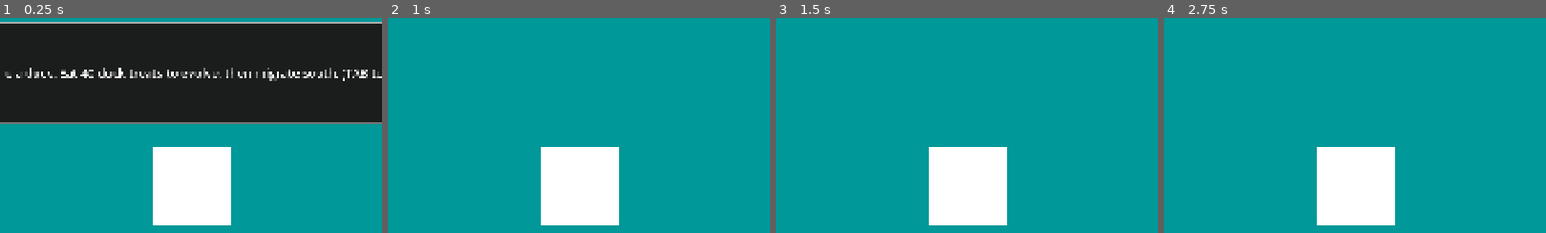
Above: before the commit, frames 1-4 (left to right).
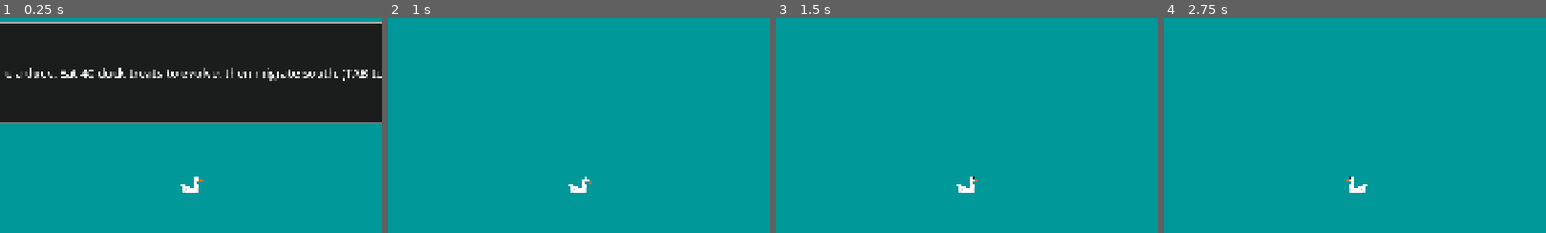
Above: after the commit, the same moments.

Repository: morie197/guwa-guwa-adventures
Game: Godot game, scene res://scenes/testlevel.tscn
Two runs of this game, one before a commit and one after it. Both use one fixed random seed, a clock stepped at 60 frames per second and the inputs below. This scene is started directly instead of the project's main scene.
Inputs (mouse positions are % of the whole screen's width and height, from its top left):
- Up to frame 1 (0.25 s): no input
- Up to frame 2 (1 s): tap Enter (nextTutorialItem) at 0.5 s; move the mouse to (45, 70) at 0.52 s; hold W (up) from 0.53 s (still down); hold Space (fly) from 0.53 s (still down); tap R (dive) at 0.6 s; click (45, 70) at 0.67 s
- Up to frame 3 (1.5 s): keep holding W (up); move the mouse to (80, 65) at 1.27 s; release Space (fly) at 1.28 s; tap Space (fly) at 1.35 s
- Up to frame 4 (2.75 s): tap R (dive) at 1.55, 2.1 s; tap Enter (nextTutorialItem) at 2 s; move the mouse to (20, 35) at 2.02 s; release W (up) at 2.03 s; hold A (left) from 2.03 s (still down); hold Space (fly) from 2.03 s (still down)
The pictures show only the part of the screen within x 25-75%, y 11-61%; the shares and areas given below are measured in that part.

The runs differ from the first frame. In frame 1, 7.3% of the frame differs, in the area x 40-61%, y 60-97%; in frame 2, 7.3%; in frame 3, 7.3%; in frame 4, 7.3%.
Error before the commit: Invalid call. Nonexistent function 'getTileUnderPos' in base 'Nil'. (res://scripts/player.gd:353)
Error after the commit: Invalid call. Nonexistent function 'getTileUnderPos' in base 'Nil'. (res://scripts/player.gd:355)

Commit message:
[Fix] Load/save position
When switching levels, the player and world reference were not null (old level), thus information wasn't updating properly.

Diff:
--- /dev/null
+++ b/icon_checkmark.svg
@@ -0,0 +1,7 @@
+<svg width="20" height="18" xmlns="http://www.w3.org/2000/svg" xmlns:xlink="http://www.w3.org/1999/xlink">
+  <defs/>
+  <g>
+    <path stroke="none" fill="#2FD792" d="M2.45 10.5 Q1.95 9.85 2.05 9.05 2.1 8.2 2.75 7.7 3.4 7.2 4.25 7.3 5.05 7.35 5.55 8 L7.85 10.85 14.45 2.75 Q15 2.1 15.8 2 16.6 1.9 17.25 2.45 17.9 3 18 3.8 18.1 4.6 17.55 5.25 L9.4 15.25 8.45 15.95 7.3 15.95 6.3 15.25 2.45 10.5"/>
+    <path stroke="none" fill="#046D41" d="M2.45 10.5 L6.3 15.25 7.3 15.95 8.45 15.95 9.4 15.25 17.55 5.25 Q18.1 4.6 18 3.8 17.9 3 17.25 2.45 16.6 1.9 15.8 2 15 2.1 14.45 2.75 L7.85 10.85 5.55 8 Q5.05 7.35 4.25 7.3 3.4 7.2 2.75 7.7 2.1 8.2 2.05 9.05 1.95 9.85 2.45 10.5 M20 3.6 Q20.15 5.25 19.1 6.55 L10.95 16.55 10.95 16.5 Q10.2 17.45 9.05 17.85 7.85 18.2 6.7 17.85 L6.65 17.85 Q5.5 17.45 4.75 16.5 L0.9 11.75 Q-0.15 10.45 0.05 8.85 0.2 7.2 1.5 6.15 2.8 5.1 4.45 5.3 6.05 5.45 7.1 6.75 L7.85 7.7 12.9 1.5 Q13.95 0.2 15.6 0.05 L15.6 0 Q17.2 -0.15 18.5 0.9 L18.55 0.95 Q19.8 1.95 20 3.6"/>
+  </g>
+</svg>
--- /dev/null
+++ b/icon_outline_checkmark.svg
@@ -0,0 +1,7 @@
+<svg width="20" height="18" xmlns="http://www.w3.org/2000/svg" xmlns:xlink="http://www.w3.org/1999/xlink">
+  <defs/>
+  <g>
+    <path stroke="none" fill="#FFFFFF" d="M20 3.6 Q20.15 5.25 19.1 6.55 L10.95 16.55 10.95 16.5 Q10.2 17.45 9.05 17.85 7.85 18.2 6.7 17.85 L6.65 17.85 Q5.5 17.45 4.75 16.5 L0.9 11.75 Q-0.15 10.45 0.05 8.85 0.2 7.2 1.5 6.15 2.8 5.1 4.45 5.3 6.05 5.45 7.1 6.75 L7.85 7.7 12.9 1.5 Q13.95 0.2 15.6 0.05 L15.6 0 Q17.2 -0.15 18.5 0.9 L18.55 0.95 Q19.8 1.95 20 3.6 M2.45 10.5 L6.3 15.25 7.3 15.95 8.45 15.95 9.4 15.25 17.55 5.25 Q18.1 4.6 18 3.8 17.9 3 17.25 2.45 16.6 1.9 15.8 2 15 2.1 14.45 2.75 L7.85 10.85 5.55 8 Q5.05 7.35 4.25 7.3 3.4 7.2 2.75 7.7 2.1 8.2 2.05 9.05 1.95 9.85 2.45 10.5"/>
+    <path stroke="none" fill="#2FD792" d="M2.45 10.5 Q1.95 9.85 2.05 9.05 2.1 8.2 2.75 7.7 3.4 7.2 4.25 7.3 5.05 7.35 5.55 8 L7.85 10.85 14.45 2.75 Q15 2.1 15.8 2 16.6 1.9 17.25 2.45 17.9 3 18 3.8 18.1 4.6 17.55 5.25 L9.4 15.25 8.45 15.95 7.3 15.95 6.3 15.25 2.45 10.5"/>
+  </g>
+</svg>
--- a/new_game_ui.gd
+++ b/new_game_ui.gd
@@ -38,6 +38,7 @@
 
 # Called every frame. 'delta' is the elapsed time since the previous frame.
 func _newGame():
+	print("new game")
 	if selectedStage.match("Quiet Gardens"):
 		SaveManager.saveData = {"player_pos_x":1920.0,"player_pos_y":-1080.0, "difficulty": GameManager.difficultyValue}
 	else:
--- a/scenes/duck_treat.tscn
+++ b/scenes/duck_treat.tscn
@@ -1,8 +1,9 @@
-[gd_scene load_steps=8 format=3 uid="uid://dlea1st48lkyn"]
+[gd_scene load_steps=9 format=3 uid="uid://dlea1st48lkyn"]
 
 [ext_resource type="Texture2D" uid="uid://bndjltytrte55" path="res://sprites/sprites/ducktreat.png" id="1_c7hxw"]
 [ext_resource type="Script" uid="uid://c516hnq6mf1ro" path="res://scripts/duck_treat.gd" id="1_r1g13"]
 [ext_resource type="AudioStream" uid="uid://x725xf3ffm8s" path="res://sounds/SFX/shimmering-object-79354.mp3" id="3_sckgt"]
+[ext_resource type="Texture2D" uid="uid://bj5nd6nday274" path="res://icon_checkmark.svg" id="4_08ia5"]
 
 [sub_resource type="CircleShape2D" id="CircleShape2D_sckgt"]
 radius = 28.0
@@ -26,21 +27,25 @@
 fill = 1
 fill_from = Vector2(0.5, 0.5)
 
-[node name="duckTreat" type="Area2D"]
+[node name="duckTreat" type="Node2D"]
+light_mask = 3
+visibility_layer = 3
+z_index = -1
+script = ExtResource("1_r1g13")
+
+[node name="duckArea" type="Area2D" parent="."]
 z_index = 1
 collision_layer = 0
 collision_mask = 16
-script = ExtResource("1_r1g13")
 
-[node name="CollisionShape2D" type="CollisionShape2D" parent="."]
+[node name="CollisionShape2D" type="CollisionShape2D" parent="duckArea"]
 z_index = 1
 shape = SubResource("CircleShape2D_sckgt")
 
-[node name="Sprite2D" type="Sprite2D" parent="."]
+[node name="Sprite2D" type="Sprite2D" parent="duckArea"]
 texture = ExtResource("1_c7hxw")
 
-[node name="GPUParticles2D" type="GPUParticles2D" parent="."]
-z_index = -1
+[node name="GPUParticles2D" type="GPUParticles2D" parent="duckArea"]
 amount = 15
 lifetime = 2.0
 local_coords = true
@@ -48,7 +53,7 @@
 trail_lifetime = 1.0
 process_material = SubResource("ParticleProcessMaterial_r1g13")
 
-[node name="duckTreatSound" type="AudioStreamPlayer2D" parent="."]
+[node name="duckTreatSound" type="AudioStreamPlayer2D" parent="duckArea"]
 stream = ExtResource("3_sckgt")
 volume_db = 8.0
 autoplay = true
@@ -56,8 +61,15 @@
 bus = &"SFX"
 parameters/looping = true
 
-[node name="PointLight2D" type="PointLight2D" parent="."]
+[node name="PointLight2D" type="PointLight2D" parent="duckArea"]
 energy = 0.5
 range_z_min = -20
 range_z_max = 2
 texture = SubResource("GradientTexture2D_08ia5")
+
+[node name="mapCheck" type="Sprite2D" parent="."]
+light_mask = 2
+visibility_layer = 2
+z_index = 3
+scale = Vector2(6.5, 6.5)
+texture = ExtResource("4_08ia5")
--- a/scenes/player.tscn
+++ b/scenes/player.tscn
@@ -132,7 +132,7 @@
 }]
 
 [sub_resource type="RectangleShape2D" id="RectangleShape2D_onrkg"]
-size = Vector2(24, 24)
+size = Vector2(16, 16)
 
 [sub_resource type="RectangleShape2D" id="RectangleShape2D_3vyb7"]
 size = Vector2(4, 4)
@@ -187,11 +187,13 @@
 script = ExtResource("1_3vyb7")
 
 [node name="swimming" type="AnimatedSprite2D" parent="."]
+position = Vector2(0, -4)
 sprite_frames = SubResource("SpriteFrames_ur7pv")
 frame_progress = 0.5237696
 
 [node name="walking" type="AnimatedSprite2D" parent="."]
 visible = false
+position = Vector2(0, -8)
 sprite_frames = SubResource("SpriteFrames_fulsm")
 
 [node name="CollisionShape2D" type="CollisionShape2D" parent="."]
@@ -286,6 +288,7 @@
 bus = &"SFX"
 
 [node name="Polygon2D" type="Polygon2D" parent="."]
+visible = false
 light_mask = 0
 visibility_layer = 2
 position = Vector2(0, 32)
--- a/scripts/duck_treat.gd
+++ b/scripts/duck_treat.gd
@@ -1,7 +1,10 @@
-extends Area2D
+extends Node2D
 
-@onready var point_light_2d = $PointLight2D
-@onready var duck_treat_sound = $duckTreatSound
+@onready var point_light_2d = $duckArea/PointLight2D
+@onready var duck_treat_sound = $duckArea/duckTreatSound
+@onready var map_check = $mapCheck
+@onready var duck_area = $duckArea
+
 
 var hidden_treat_sound: float = -6
 
@@ -17,7 +20,8 @@
 var underground: bool = false
 
 func _ready():
-	self.body_entered.connect(_player_entered)
+	map_check.hide()
+	duck_area.body_entered.connect(_player_entered)
 	origin = global_position
 	if name.match("duckTreat"):
 		id = 1
@@ -37,11 +41,13 @@
 func _player_entered(body: Node2D):
 	GameManager.treatGet()
 	GameManager.treatRegistry.append(id)
+	map_check.show()
 	_enableDisable(false)
 
 func _treatsUpdated():
-	monitoring = true
+	duck_area.monitoring = true
 	if GameManager.treatRegistry.has(id):
+		map_check.show()
 		_enableDisable(false)
 	else:
 		_enableDisable(true)
@@ -54,12 +60,12 @@
 		onWorldlayer = true
 	else:
 		onWorldlayer = false
-	set_collision_mask_value(5, enable)
+	duck_area.set_collision_mask_value(5, enable)
 	if enable and onWorldlayer:
-		show()
-		process_mode = PROCESS_MODE_ALWAYS
+		duck_area.show()
+		duck_area.process_mode = PROCESS_MODE_ALWAYS
 		point_light_2d.enabled = true
 	else:
-		hide()
-		call_deferred("set_process_mode", PROCESS_MODE_DISABLED)
+		duck_area.hide()
+		duck_area.call_deferred("set_process_mode", PROCESS_MODE_DISABLED)
 		point_light_2d.enabled = false
--- a/scripts/game_manager.gd
+++ b/scripts/game_manager.gd
@@ -42,7 +42,7 @@
 var playerCamCredits
 
 var canDamage: bool = true
-var damageCooldown: float = 1
+var damageCooldown: float = 2
 
 signal levelUp
 signal startTutorial(String)
@@ -107,8 +107,13 @@
 		return
 
 
-func loadValues():
+func loadValues(resetRefs: bool = false):
+	if resetRefs:
+		playerRef = null
+		worldManager = null
+
 	if playerRef == null or worldManager == null:
+		print("waiting")
 		await levelLoaded
 
 	if SaveManager.saveData.is_empty():
@@ -145,7 +150,6 @@
 	var travTilesUnder = SaveManager.saveData.get("traveledTilesUnder", null)
 	if travTilesUnder != null:
 		traveledTilesUnder.assign(stringToVector2i(travTilesUnder))
-
 
 	if worldManager != null:
 		worldManager.loadFOW()
--- a/scripts/player.gd
+++ b/scripts/player.gd
@@ -106,6 +106,8 @@
 
 var streamRef
 
+var tilePosition: Vector2i
+
 signal quack
 signal radar
 
@@ -355,6 +357,7 @@
 		if (areaFlag.match("dive") or areaFlag.match("air") and !areaFlag.match("wind")):
 			areaFlag = ""
 		tile = newtile
+		tilePosition = (tile * 64) + Vector2i(0, 0)
 		var atlascoords = GameManager.worldManager.tileToAtlasCoords(tile)
 		if atlascoords == Vector2i(0, 2):
 			layer = 0
@@ -480,6 +483,7 @@
 		if !flying and !forcedFly:
 			if onThorns == true:
 				GameManager.damagePlayer()
+				#if global_position.distance_to(tilePosition) < 64:
 		if areaFlag.match("wind"):
 			var windForce: Vector2
 			var minMaxForce: Vector2 = Vector2.ONE * moveSpeed * (speedMultiplier / 1) * flyMulti
--- a/scripts/save_manager.gd
+++ b/scripts/save_manager.gd
@@ -33,20 +33,20 @@
 
 
 func load_game(slot: int = 0):
+	var reloadRefs: bool = false
+	if saveData.has("levelName"):
+		if saveDataAll[slot].has("levelName"):
+			if saveData["levelName"] != saveDataAll[slot]["levelName"]:
+				loadLevel(saveDataAll[slot]["levelName"])
+				reloadRefs = true
+
 	saveData = saveDataAll[slot].duplicate()
 
-	if saveData.has("levelName"):
-		if saveData["levelName"] != saveDataAll[slot]["levelName"]:
-			loadLevel(saveDataAll[slot]["levelName"])
+	#if saveData.has("levelName"):
+	#	if saveData["levelName"] != saveDataAll[slot]["levelName"]:
+	#		print("loading level")
 
-	if saveData == {}:
-		if saveData.has("levelName"):
-			loadLevel(saveDataAll[slot]["levelName"])
-		else:
-			print("returning")
-			return
-
-	GameManager.loadValues()
+	GameManager.loadValues(reloadRefs)
 
 	_SaveWarner()
 
--- a/scripts/world.gd
+++ b/scripts/world.gd
@@ -201,6 +201,7 @@
 	if overgroundLayer == null or undergroundLayer == null:
 		print("no overground or underground tilemap")
 		return
+	updateFOW()
 	if GameManager.worldLayer == 1:
 		GameManager.worldLayer = 0
 		lights.show()
Not shown, added: icon_checkmark.svg.import
Not shown, added: icon_outline_checkmark.svg.import
